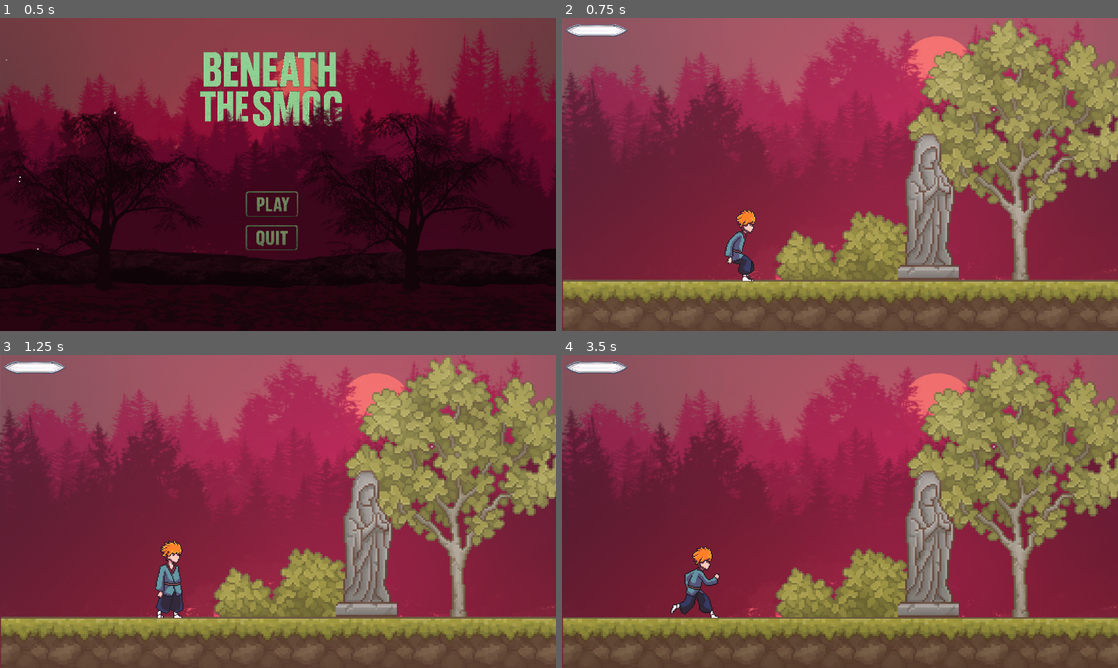
Above: before the commit, frames 1-4 (two rows, left to right).
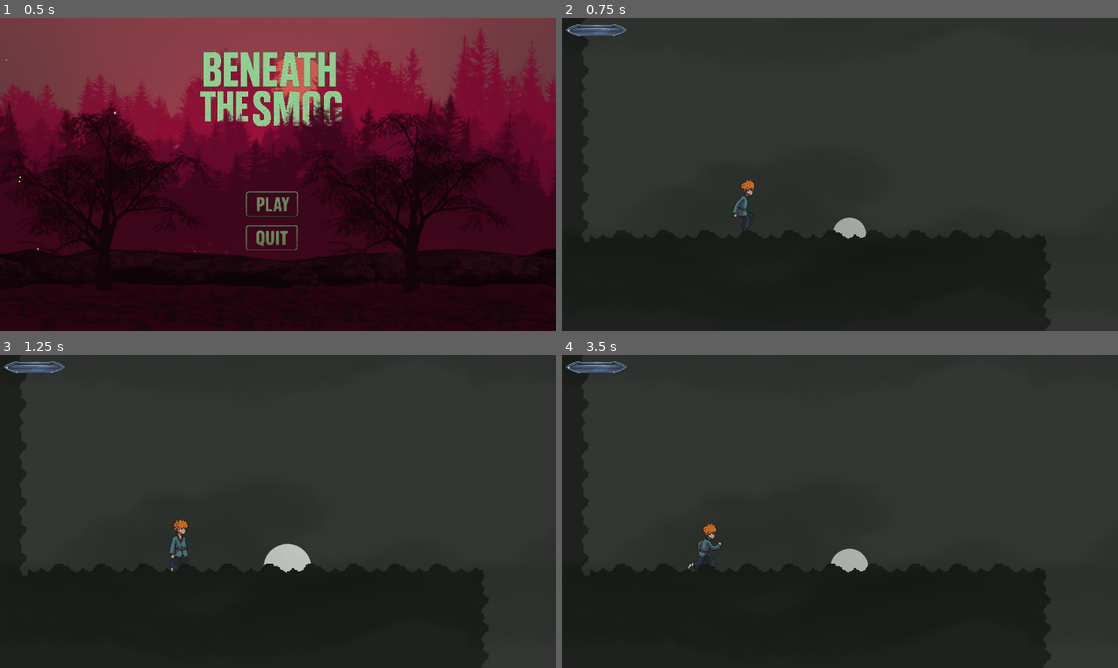
Above: after the commit, the same moments.

Repository: HamzaKh9n/The-Seed-Of-Eternal-Energy
Game: Godot game, scene res://Title/title.tscn
The game is run twice, just before and just after one commit, with the same random seed, the same clock (stepped at 60 frames per second) and the same inputs.
Inputs (mouse positions are in pixels of both pictures, inside the frame that each line leads up to):
- Up to frame 1 (0.5 s): no input
- Up to frame 2 (0.75 s): click (834, 202) at 0.5 s
- Up to frame 3 (1.25 s): no input
- Up to frame 4 (3.5 s): tap Enter at 1.25 s; move the mouse to (962, 495) at 1.27 s; hold A (A) 1.28-2.03 s; click (962, 495) at 1.55 s; move the mouse to (728, 527) at 2.02 s; click (728, 527) at 2.1 s; tap D (D) at 2.3 s; move the mouse to (895, 442) at 2.77 s; hold D (D) from 2.78 s (still down); tap A (A) at 3.05 s

Frame 1 is identical in both runs. In frame 2, 100% of the frame differs, in the area x 0-100%, y 0-100%; in frame 3, 100%; in frame 4, 100%.

Commit message:
Death Animation , Pause Menu

Diff:
--- a/Characters/grave_skeleton.gd
+++ b/Characters/grave_skeleton.gd
@@ -88,6 +88,9 @@
 				if can_attack and anim.current_animation not in ['Damage' , 'Death']:
 					anim.play('Attack')
 
+		for area in hitbox_area.get_overlapping_areas():
+			if area.is_in_group("PlayerHitbox"):
+				area.get_parent().take_damage(10 , area.get_parent().global_position.x - global_position.x , 1500)
 	else:
 		velocity = Vector2.ZERO
 		if alive and anim.current_animation not in ['Attack', 'Spawn' , 'Damage' , 'Death']:
--- a/Characters/mc.gd
+++ b/Characters/mc.gd
@@ -41,9 +41,28 @@
 
 func _physics_process(delta: float) -> void:
 
+	if Global.health <= 0:
+		anim.play("Death")
+		var tree = get_tree()
+		await anim.animation_finished
+		Global.health = 100
+		Global.frags -= 10
+		if Global.frags <= 0:
+			Global.frags = 0
+		var level = Global.Level
+		print(level)
+		match level:
+			1:
+				await tree.process_frame
+				tree.change_scene_to_file("res://Levels/level_1.tscn")
+
+			3:
+				await tree.process_frame
+				tree.change_scene_to_file("res://Emperor's Grave Scenes/graves.tscn")
 	# -----------------------------------------------------
 	# Handle Hurt State First
 	# -----------------------------------------------------
+
 	if is_hurt:
 		hurt_timer -= delta
 		# soft stop
@@ -82,7 +101,7 @@
 				anim.play("Run")
 		else:
 			velocity.x = lerp(velocity.x, 0.0, deceleration * delta)
-			if is_on_floor() and anim.current_animation not in ["Land", "Jump"]:
+			if is_on_floor() and anim.current_animation not in ["Land", "Jump" , "Death"]:
 				anim.play("Idle")
 
 
@@ -223,30 +242,30 @@
 func take_damage(amount, dir, power) -> void:
 	if can_hurt:
 		Global.health -= amount
-
-		var knock_dir := signi(dir)
-		if knock_dir == 0:
-			knock_dir = 1
-
-		is_hurt = true
-		hurt_timer = hurt_duration
-
-		# --- FIX 1: Clamp power so it NEVER becomes crazy ---
-		var k_power := clampf(power, 200, 800)
-
-		# --- FIX 2: Apply strong knockback instantly (frame perfect) ---
-		velocity = Vector2(knock_dir * k_power, -k_power * 0.15)
-
-		anim.play("Hurt")
-		shake_camera(0.25, 18)
-
-		# --- FIX 3: Small freeze frame for impact ---
-		await pause_brief(0.15, 0.1)
-
-		# --- FIX 4: DO NOT cancel velocity here ---
-		# Do NOT reset velocity.x = 0  (this kills knockback)
-		can_hurt = false
-		start_invincibility()
+		if Global.health > 0:
+			var knock_dir := signi(dir)
+			if knock_dir == 0:
+				knock_dir = 1
+
+			is_hurt = true
+			hurt_timer = hurt_duration
+
+			# --- FIX 1: Clamp power so it NEVER becomes crazy ---
+			var k_power := clampf(power, 200, 800)
+
+			# --- FIX 2: Apply strong knockback instantly (frame perfect) ---
+			velocity = Vector2(knock_dir * k_power, -k_power * 0.15)
+
+			anim.play("Hurt")
+			shake_camera(0.25, 18)
+
+			# --- FIX 3: Small freeze frame for impact ---
+			await pause_brief(0.15, 0.1)
+
+			# --- FIX 4: DO NOT cancel velocity here ---
+			# Do NOT reset velocity.x = 0  (this kills knockback)
+			can_hurt = false
+			start_invincibility()
 
 
 
--- a/Characters/mc.tscn
+++ b/Characters/mc.tscn
@@ -1,9 +1,10 @@
-[gd_scene load_steps=75 format=3 uid="uid://3kltsx84mnf6"]
+[gd_scene load_steps=80 format=3 uid="uid://3kltsx84mnf6"]
 
 [ext_resource type="Script" uid="uid://bcy87xyegwsqj" path="res://Characters/mc.gd" id="1_8u11n"]
 [ext_resource type="Texture2D" uid="uid://yurofwp74cre" path="res://Characters/Fighter/Attack_1.png" id="2_y5546"]
 [ext_resource type="Texture2D" uid="uid://cg1u6ijpqpgnx" path="res://Characters/Fighter/Attack_2.png" id="3_a43su"]
 [ext_resource type="Texture2D" uid="uid://ct5nyf1kv2myo" path="res://Characters/Fighter/Attack_3.png" id="4_q3l62"]
+[ext_resource type="Texture2D" uid="uid://d1d76p3hgi1wf" path="res://Characters/Fighter/Dead.png" id="5_a43su"]
 [ext_resource type="Texture2D" uid="uid://b6syoiru2ee11" path="res://Characters/Fighter/Hurt.png" id="5_d6vu0"]
 [ext_resource type="Texture2D" uid="uid://dia343ti3him6" path="res://Characters/Fighter/Idle.png" id="6_nvv4o"]
 [ext_resource type="Texture2D" uid="uid://ckyo47x6ws5yn" path="res://Characters/Fighter/Jump.png" id="7_obwgg"]
@@ -56,6 +57,18 @@
 atlas = ExtResource("4_q3l62")
 region = Rect2(384, 0, 128, 128)
 
+[sub_resource type="AtlasTexture" id="AtlasTexture_q3l62"]
+atlas = ExtResource("5_a43su")
+region = Rect2(0, 0, 128, 128)
+
+[sub_resource type="AtlasTexture" id="AtlasTexture_su02d"]
+atlas = ExtResource("5_a43su")
+region = Rect2(128, 0, 128, 128)
+
+[sub_resource type="AtlasTexture" id="AtlasTexture_2exg1"]
+atlas = ExtResource("5_a43su")
+region = Rect2(256, 0, 128, 128)
+
 [sub_resource type="AtlasTexture" id="AtlasTexture_pwqhw"]
 atlas = ExtResource("5_d6vu0")
 region = Rect2(0, 0, 128, 128)
@@ -253,6 +266,20 @@
 "loop": false,
 "name": &"Attack 3",
 "speed": 10.0
+}, {
+"frames": [{
+"duration": 1.0,
+"texture": SubResource("AtlasTexture_q3l62")
+}, {
+"duration": 1.0,
+"texture": SubResource("AtlasTexture_su02d")
+}, {
+"duration": 1.0,
+"texture": SubResource("AtlasTexture_2exg1")
+}],
+"loop": false,
+"name": &"Death",
+"speed": 5.0
 }, {
 "frames": [{
 "duration": 1.0,
@@ -672,6 +699,34 @@
 "transitions": PackedFloat32Array(1, 1, 1, 1, 1, 1, 1, 1),
 "update": 1,
 "values": [0, 1, 2, 3, 4, 5, 6, 7]
+}
+
+[sub_resource type="Animation" id="Animation_u8cqd"]
+resource_name = "Death"
+length = 0.4
+tracks/0/type = "value"
+tracks/0/imported = false
+tracks/0/enabled = true
+tracks/0/path = NodePath("AnimatedSprite2D:animation")
+tracks/0/interp = 1
+tracks/0/loop_wrap = true
+tracks/0/keys = {
+"times": PackedFloat32Array(0),
+"transitions": PackedFloat32Array(1),
+"update": 1,
+"values": [&"Death"]
+}
+tracks/1/type = "value"
+tracks/1/imported = false
+tracks/1/enabled = true
+tracks/1/path = NodePath("AnimatedSprite2D:frame")
+tracks/1/interp = 1
+tracks/1/loop_wrap = true
+tracks/1/keys = {
+"times": PackedFloat32Array(0, 0.10207308, 0.20124215),
+"transitions": PackedFloat32Array(1, 1, 1),
+"update": 1,
+"values": [0, 1, 2]
 }
 
 [sub_resource type="AnimationLibrary" id="AnimationLibrary_u8cqd"]
@@ -679,6 +734,7 @@
 &"Attack 1": SubResource("Animation_nvv4o"),
 &"Attack 2": SubResource("Animation_obwgg"),
 &"Attack 3": SubResource("Animation_an5s5"),
+&"Death": SubResource("Animation_u8cqd"),
 &"Fall": SubResource("Animation_q3l62"),
 &"Hurt": SubResource("Animation_ywwbt"),
 &"Idle": SubResource("Animation_su02d"),
@@ -708,7 +764,7 @@
 position = Vector2(-3, 0)
 scale = Vector2(0.9372605, 0.94820493)
 sprite_frames = SubResource("SpriteFrames_surwc")
-animation = &"Attack 1"
+animation = &"Death"
 autoplay = "Idle"
 frame = 1
 offset = Vector2(4, 0)
--- a/Emperor's Grave Scenes/graves.gd
+++ b/Emperor's Grave Scenes/graves.gd
@@ -1 +1,30 @@
 extends Node2D
+
+
+var paused := false
+
+func _ready() -> void:
+	Global.Level = 3
+
+
+func _input(event):
+	if event.is_action_pressed("ui_cancel"):
+		toggle_pause()
+
+func toggle_pause():
+	paused = !paused
+	get_tree().paused = paused
+
+	$"Pause menu".visible = paused
+
+
+
+func _on_resume_pressed() -> void:
+	print("resume")
+	toggle_pause()
+
+
+#
+func _on_quit_pressed() -> void:
+	toggle_pause()
+	get_tree().change_scene_to_file("res://Title/title.tscn")
--- a/Emperor's Grave Scenes/graves.tscn
+++ b/Emperor's Grave Scenes/graves.tscn
@@ -1761,3 +1761,37 @@
 zoom = Vector2(1.2, 1.2)
 limit_left = 0
 limit_top = 0
+
+[node name="Pause menu" type="CanvasLayer" parent="."]
+process_mode = 3
+visible = false
+
+[node name="ColorRect" type="ColorRect" parent="Pause menu"]
+offset_right = 1158.0
+offset_bottom = 652.0
+color = Color(0, 0.032704808, 0, 0.3137255)
+
+[node name="Resume" type="Button" parent="Pause menu"]
+offset_left = 496.0
+offset_top = 185.0
+offset_right = 566.0
+offset_bottom = 216.0
+scale = Vector2(2.1068878, 2.1068878)
+text = "Resume"
+
+[node name="Save" type="Button" parent="Pause menu"]
+offset_left = 496.0
+offset_top = 274.0
+offset_right = 566.0
+offset_bottom = 305.0
+scale = Vector2(2.1068878, 2.1068878)
+text = "Save
+"
+
+[node name="Quit" type="Button" parent="Pause menu"]
+offset_left = 496.0
+offset_top = 362.0
+offset_right = 566.0
+offset_bottom = 393.0
+scale = Vector2(2.1068878, 2.1068878)
+text = "Quit"
--- a/Global/Global.gd
+++ b/Global/Global.gd
@@ -1,9 +1,10 @@
 extends Node
 
 var max_health = 100
-var health = 100
+var health = 10
 var frags = 0
 var Power = 25
+var Level = 1
 
 func _input(event):
 	if event is InputEventKey and event.pressed and event.keycode == KEY_F11:
--- /dev/null
+++ b/Global/pause_menu.tscn
@@ -0,0 +1,36 @@
+[gd_scene format=3 uid="uid://ds1cvpmed6s"]
+
+[node name="Pause menu" type="CanvasLayer"]
+process_mode = 3
+
+[node name="ColorRect" type="ColorRect" parent="."]
+offset_right = 1158.0
+offset_bottom = 652.0
+color = Color(0, 0.032704808, 0, 0.3137255)
+
+[node name="Resume" type="Button" parent="."]
+offset_left = 496.0
+offset_top = 185.0
+offset_right = 566.0
+offset_bottom = 216.0
+scale = Vector2(2.1068878, 2.1068878)
+text = "Resume"
+
+[node name="Save" type="Button" parent="."]
+offset_left = 496.0
+offset_top = 274.0
+offset_right = 566.0
+offset_bottom = 305.0
+scale = Vector2(2.1068878, 2.1068878)
+text = "Save
+"
+
+[node name="Quit" type="Button" parent="."]
+offset_left = 496.0
+offset_top = 362.0
+offset_right = 566.0
+offset_bottom = 393.0
+scale = Vector2(2.1068878, 2.1068878)
+text = "Quit"
+
+[connection signal="pressed" from="Resume" to="." method="_on_resume_pressed"]
--- a/Levels/energy_fragment.gd
+++ b/Levels/energy_fragment.gd
@@ -34,6 +34,8 @@
 			collected = true
 			Global.frags += 1
 			Global.health += 20
+			if Global.health > 100:
+				Global.health = 100
 			print(Global.frags)
 
 func _on_area_entered(area: Area2D):
--- a/Levels/level_1.gd
+++ b/Levels/level_1.gd
@@ -1 +1,30 @@
 extends Node2D
+
+
+var paused := false
+
+func _ready() -> void:
+	Global.Level = 1
+
+
+func _input(event):
+	if event.is_action_pressed("ui_cancel"):
+		toggle_pause()
+
+func toggle_pause():
+	paused = !paused
+	get_tree().paused = paused
+
+	$"Pause menu".visible = paused
+
+
+
+func _on_resume_pressed() -> void:
+	print("resume")
+	toggle_pause()
+
+
+#
+func _on_quit_pressed() -> void:
+	toggle_pause()
+	get_tree().change_scene_to_file("res://Title/title.tscn")
--- a/Levels/level_1.tscn
+++ b/Levels/level_1.tscn
@@ -651,4 +651,40 @@
 [node name="s1_skull7" parent="." instance=ExtResource("5_syshm")]
 position = Vector2(580, -526)
 
+[node name="Pause menu" type="CanvasLayer" parent="."]
+process_mode = 3
+visible = false
+
+[node name="ColorRect" type="ColorRect" parent="Pause menu"]
+offset_right = 1158.0
+offset_bottom = 652.0
+color = Color(0, 0.032704808, 0, 0.3137255)
+
+[node name="Resume" type="Button" parent="Pause menu"]
+offset_left = 496.0
+offset_top = 185.0
+offset_right = 566.0
+offset_bottom = 216.0
+scale = Vector2(2.1068878, 2.1068878)
+text = "Resume"
+
+[node name="Save" type="Button" parent="Pause menu"]
+offset_left = 496.0
+offset_top = 274.0
+offset_right = 566.0
+offset_bottom = 305.0
+scale = Vector2(2.1068878, 2.1068878)
+text = "Save
+"
+
+[node name="Quit" type="Button" parent="Pause menu"]
+offset_left = 496.0
+offset_top = 362.0
+offset_right = 566.0
+offset_bottom = 393.0
+scale = Vector2(2.1068878, 2.1068878)
+text = "Quit"
+
 [connection signal="area_entered" from="S1" to="." method="_on_s_1_area_entered"]
+[connection signal="pressed" from="Pause menu/Resume" to="." method="_on_resume_pressed"]
+[connection signal="pressed" from="Pause menu/Quit" to="." method="_on_quit_pressed"]
--- a/Title/title.gd
+++ b/Title/title.gd
@@ -15,5 +15,6 @@
 	get_tree().quit()
 
 
+
 func _on_play_pressed() -> void:
-	get_tree().change_scene_to_file("res://Emperor's Grave Scenes/graves.tscn")
+	get_tree().change_scene_to_file("res://Levels/level_1.tscn")
